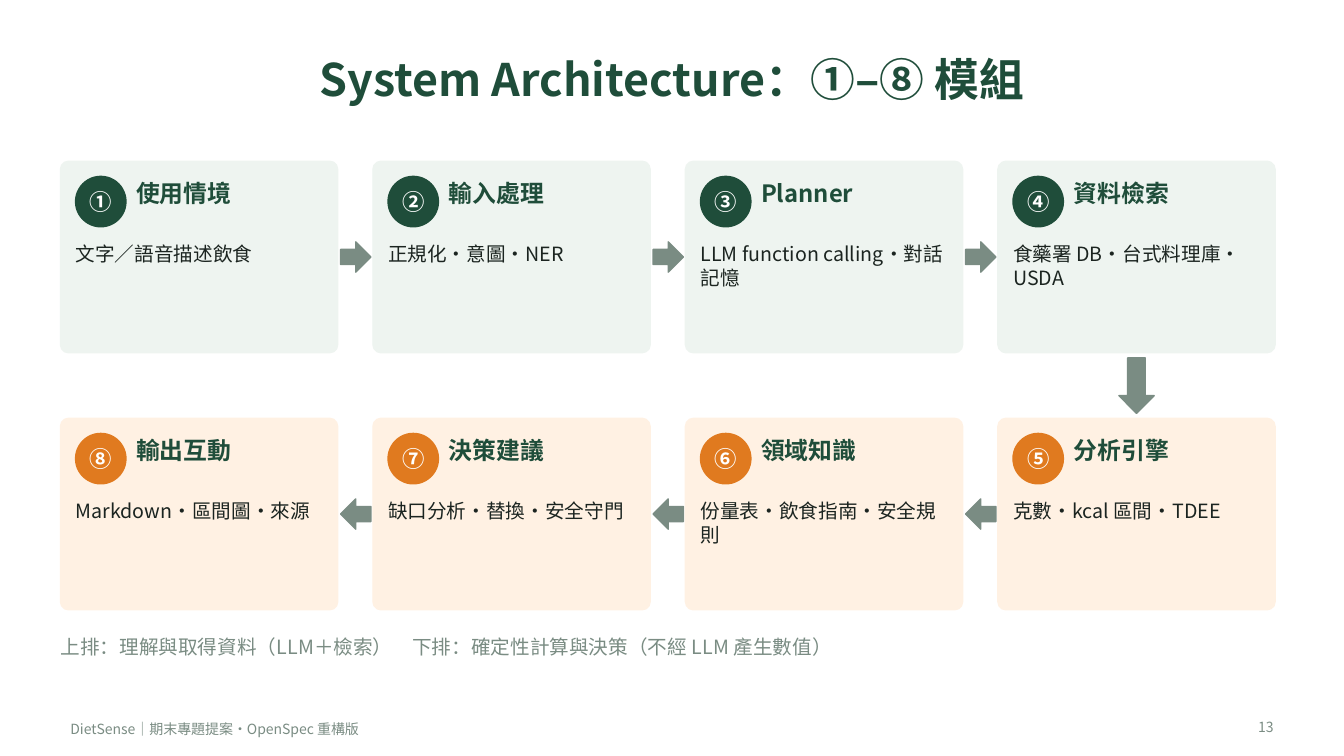
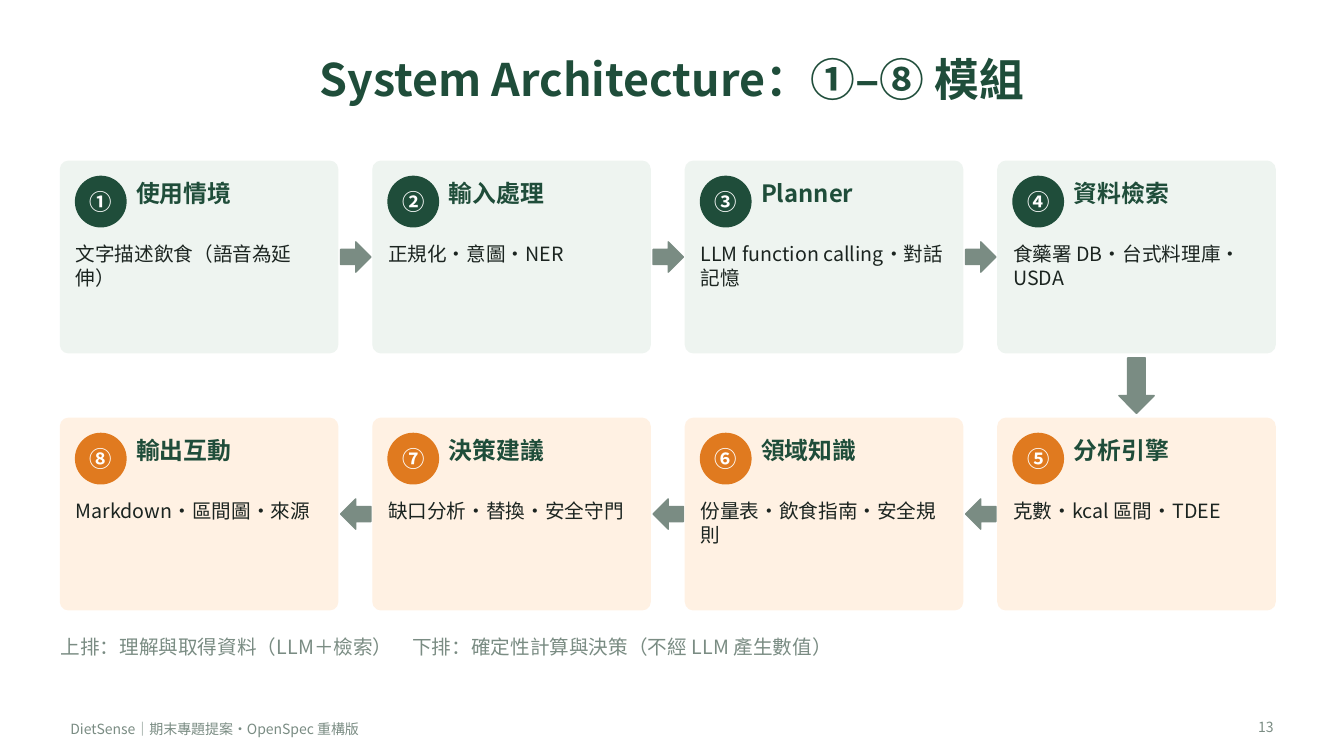
Before and after one commit to A0966411725-png/dietsense-proposal, a slide deck: slide 13 of presentation/DietSense_Proposal_Refactored.pptx. Drawn at 1344x756 pixels with LibreOffice and Linux fonts; fonts in the diff are those of the drawing. Boxes give left, top, right and bottom in pixels: in the first picture for what was removed or moved away, otherwise in the second. Text is boxed around its words. In the diff, an @@ line names an element or a change of style, - is before the commit and + after.

```diff
--- a/presentation/DietSense_Proposal_Refactored.pptx
+++ b/presentation/DietSense_Proposal_Refactored.pptx
@@ text at box(76, 244, 292, 287): text changed @@
-文字／語音描述飲食
+文字描述飲食（語音為延伸）
```
Also in this commit, not shown: 3 other slides changed, 15 other files.
